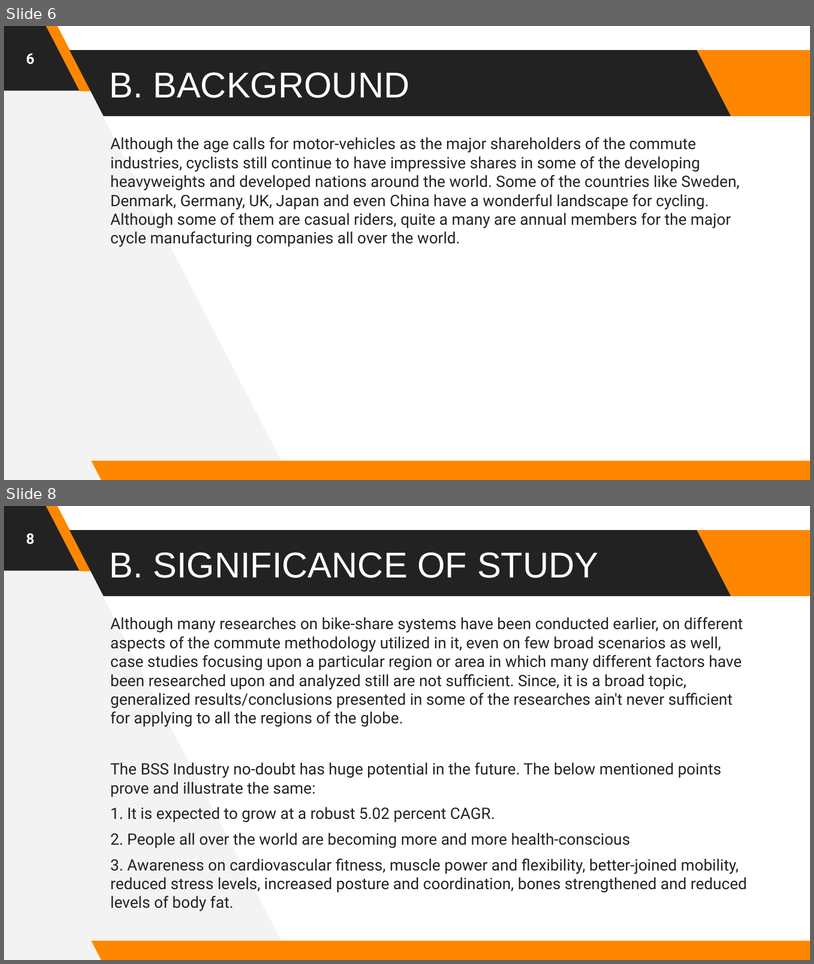
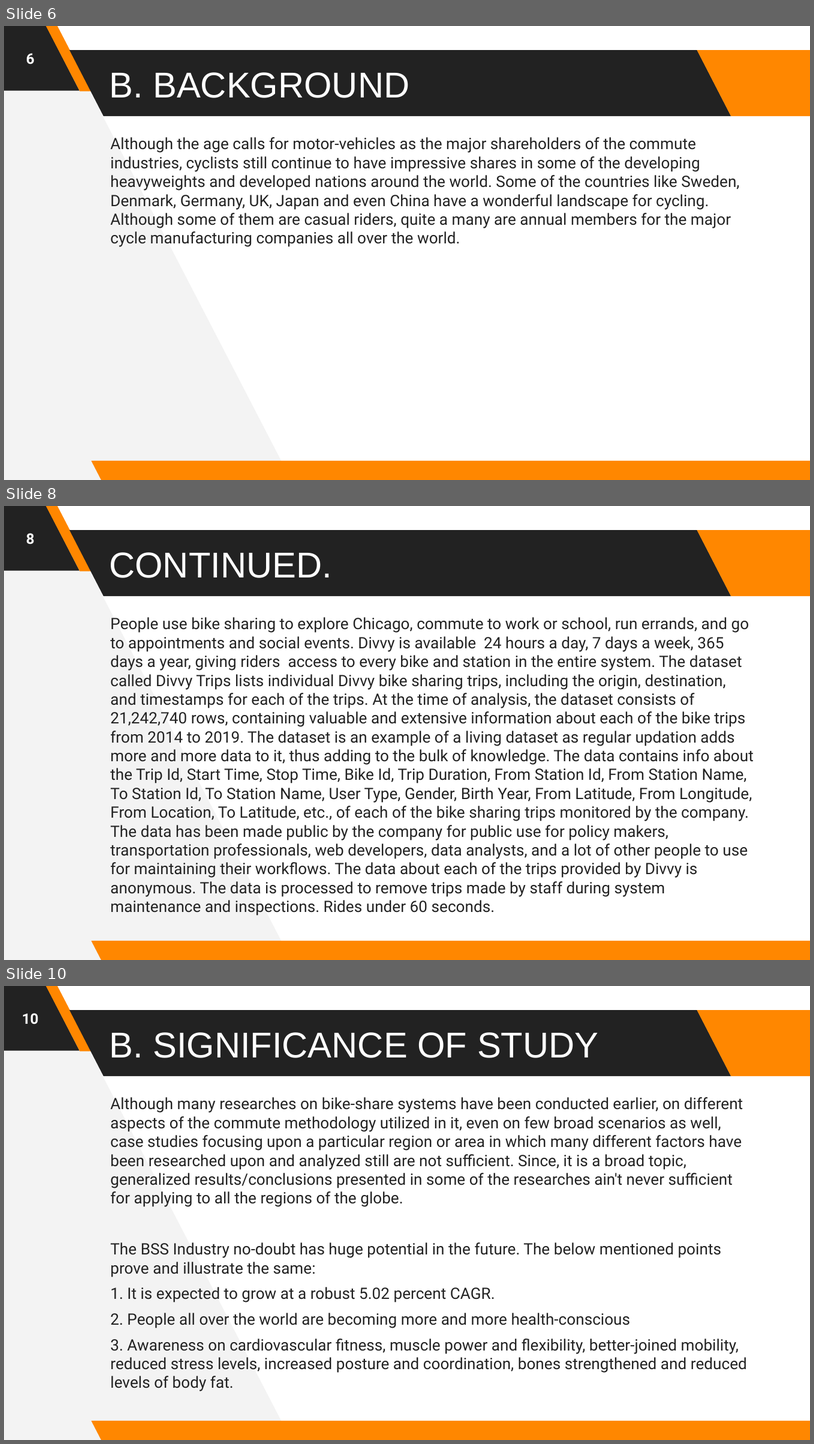
Before and after one commit to astrodestroyergithub/Divvy-Bike-Share, a slide deck: PPTS/19BCE1156_Tamojit_Roy_Capstone_Project_B.Tech_CSE_2019-23_Review-2.pptx. Shown one above the other, each under a label of ours: slides 6 and 8 before the commit, slides 6, 8 and 10 after it; the slides between them are not shown. The pictures are 814x964 and 814x1444 pixels, drawn with LibreOffice and Linux fonts; fonts in the diff are those of the drawing. Boxes give left, top, right and bottom in pixels: in the first picture for what was removed or moved away, otherwise in the second. Text is boxed around its words. In the diff, an @@ line names an element or a change of style, - is before the commit and + after.

```diff
--- a/PPTS/19BCE1156_Tamojit_Roy_Capstone_Project_B.Tech_CSE_2019-23_Review-2.pptx
+++ b/PPTS/19BCE1156_Tamojit_Roy_Capstone_Project_B.Tech_CSE_2019-23_Review-2.pptx
@@ slide 8 added at (4,506,810,960), background #FFFFFF; not listed: 6 template elements that a slide beside it also shows @@
@@ page number added at (26,533,35,544), 13 pt, text #FFFFFF, bold @@
+8
@@ title added at (109,552,332,578), 32 pt, text #FFFFFF @@
+CONTINUED.
@@ text added at (110,617,754,915), 14 pt, text #222222 @@
+People use bike sharing to explore Chicago, commute to work or school, run errands, and go to appointments and social events. Divvy is available 24 hours a day, 7 days a week, 365 days a year, giving riders access to every bike and station in the entire system. The dataset called Divvy Trips lists individual Divvy bike sharing trips, including the origin, destination, and timestamps for each of the trips. At the time of analysis, the dataset consists of 21,242,740 rows, containing valuable and extensive information about each of the bike trips from 2014 to 2019. The dataset is an example of a living dataset as regular updation adds more and more data to it, thus adding to the bulk of knowledge. The data contains info about the Trip Id, Start Time, Stop Time, Bike Id, Trip Duration, From Station Id, From Station Name, To Station Id, To Station Name, User Type, Gender, Birth Year, From Latitude, From Longitude, From Location, To Latitude, etc., of each of the bike sharing trips monitored by the company. The data has been made public by the company for public use for policy makers, transportation professionals, web developers, data analysts, and a lot of other people to use for maintaining their workflows. The data about each of the trips provided by Divvy is anonymous. The data is processed to remove trips made by staff during system maintenance and inspections. Rides under 60 seconds.
@@ what was slide 8 is now slide 10 @@
@@ page number at (22,1013,39,1024): text changed @@
-8
+10
```
Also in this commit, not shown: 18 slides changed, 31 other slides added, 3 slides removed, 1 other file.
